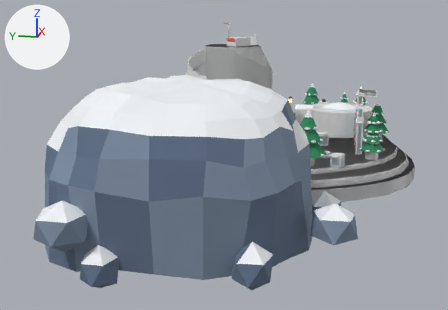
A saved change to the glTF model packages/arquipelago/src/assets/ilhas/pico.glb.
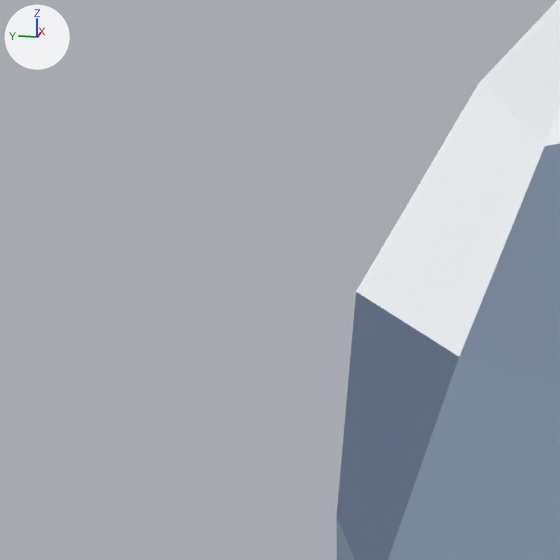
Old and new are each drawn whole from a 50 mm camera at (-55.8, -8.3, 12.9) aimed at (-8.6, 1.1, 1.2) and again close up on the part from 1% to 16% of the width and 36% to 56% of the height. Lighting does not change. The marker at upper left points along +X, +Y and +Z. The first two pictures are the older version. The close-ups show mesh edges as thin lines.

Names of what the first close-up shows: 'caverna'.
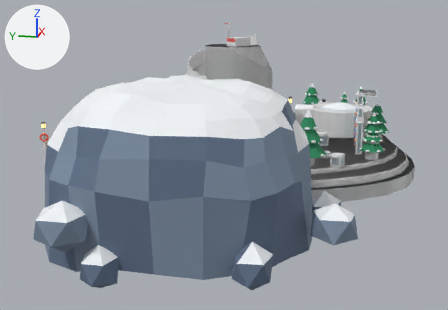
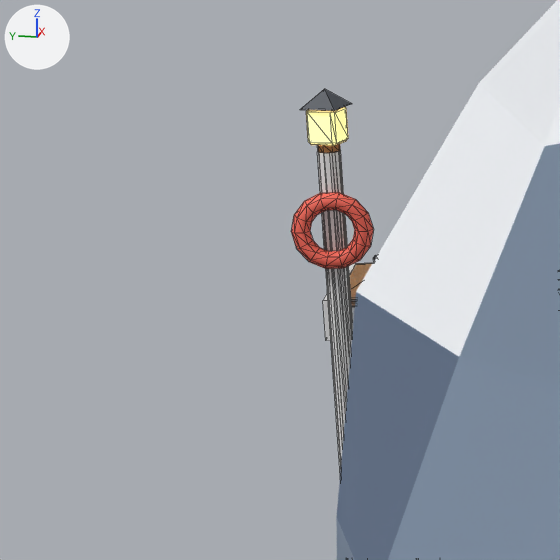
Boxes [x1, y1, x2, y2] around the edits, measured in the close-ups (560 x 560 px):
'porto', added
    after: [291, 89, 377, 306]
    faces in mat_boia (red #ff6b59): [291, 192, 374, 269]
    faces in mat_lanterna (beige #fff3c5, glowing orange #ffd37b): [306, 107, 348, 146]
    faces in mat_metalescuro (dark grey #494e56): [300, 89, 377, 260]
    faces in mat_tabua (orange #bb8756): [350, 263, 373, 306]
    faces in mat_tabuaescura (brown #a97649): [317, 144, 340, 153]
'col-cil-estaca-cais-5', added
    after: [317, 150, 353, 470]
'col-cais-deque-1', added
    after: [323, 263, 371, 340]

The change, as a diff of the scene's bpy script:
```diff
--- a/packages/arquipelago/src/assets/ilhas/pico.glb.py
+++ b/packages/arquipelago/src/assets/ilhas/pico.glb.py
@@ mat_boia @@
+mat_boia = principled_material('boia')
+mat_boia.base_color = (1.0, 0.148, 0.101)  # red #ff6b59
+mat_boia.roughness = 0.6
@@ mat_tabua @@
+mat_tabua = principled_material('tabua')
+mat_tabua.base_color = (0.494, 0.243, 0.0939)  # orange #bb8756
+mat_tabua.roughness = 0.85
@@ mat_tabuaescura @@
+mat_tabuaescura = principled_material('tabuaEscura')
+mat_tabuaescura.base_color = (0.399, 0.18, 0.0658)  # brown #a97649
+mat_tabuaescura.roughness = 0.85
@@ me_porto @@
+me_porto.from_pydata(...)  # 921 vertices, 1698 faces; spans x -7.6..-3.35, y 11.1..17.9, z -2.5..3.02
+# faces by material slot: [492, 352, 316, 44, 150, 168, 176]
+me_porto.materials.append(mat_tabuaescura)  # brown #a97649
+me_porto.materials.append(mat_tabua)  # orange #bb8756
+me_porto.materials.append(mat_poste)  # brown #7d5733
+me_porto.materials.append(mat_lanterna)  # beige #fff3c5, glowing orange #ffd37b
+me_porto.materials.append(mat_metalescuro)  # dark grey #494e56
+me_porto.materials.append(mat_boia)  # red #ff6b59
+me_porto.materials.append(mat_corda)  # beige #d9b67b
@@ ob_porto @@
+ob_porto = bpy.data.objects.new('porto', me_porto)
+ob_porto.location = (0.0, 0.0, 0.0)
@@ ob_col_cil_estaca_cais_5 @@
+ob_col_cil_estaca_cais_5 = bpy.data.objects.new('col-cil-estaca-cais-5', me_col_unidade_cilindro)
+ob_col_cil_estaca_cais_5.location = (-7.254, 17.239, -0.05)
+ob_col_cil_estaca_cais_5.scale = (0.22, 0.22, 4.9)
@@ ob_col_cais_deque_1 @@
+ob_col_cais_deque_1 = bpy.data.objects.new('col-cais-deque-1', me_col_unidade_caixa)
+ob_col_cais_deque_1.location = (-5.567, 15.294, 0.69)
+ob_col_cais_deque_1.rotation_euler = (0.0, 0.0, 1.92)  # degrees (0, 0, 110)
+ob_col_cais_deque_1.scale = (5.15, 1.7, 0.4)
```
